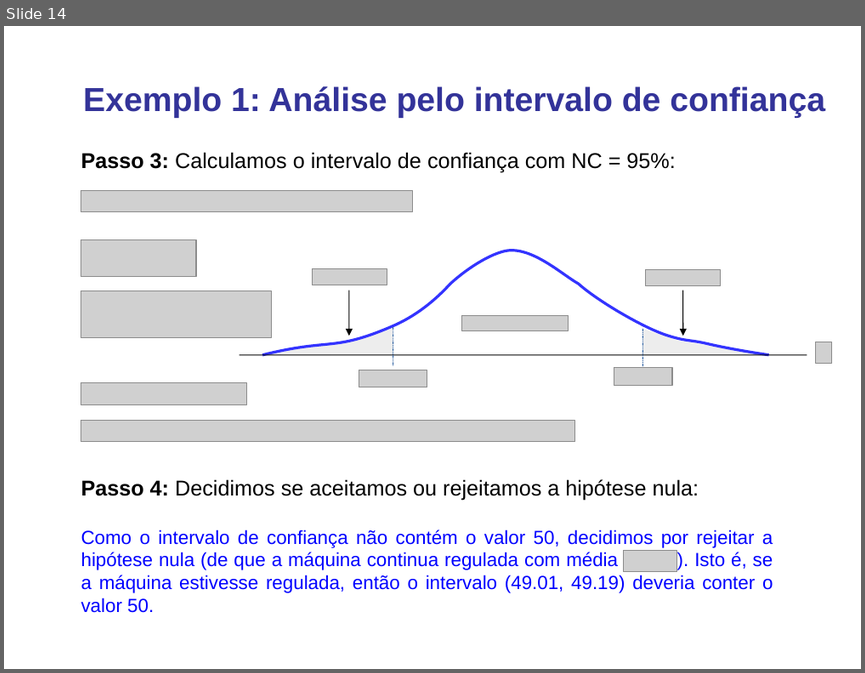
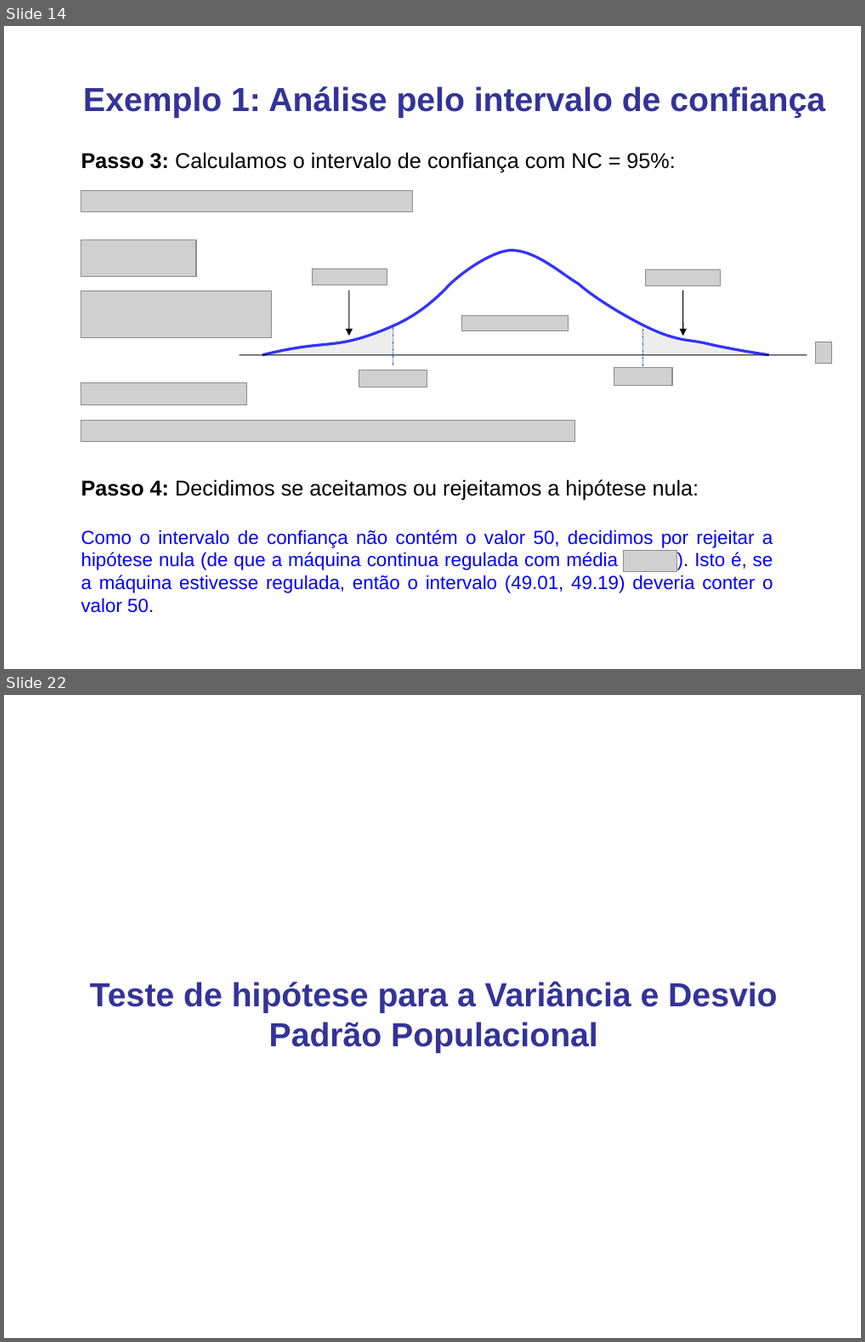
Before and after one commit to lansaviniec/estatistica, a slide deck: 8 teste_de_hipotese.ppt. Shown one above the other, each under a label of ours: slide 14 before the commit, slides 14 and 22 after it; the slides between them are not shown. The pictures are 865x673 and 865x1342 pixels, drawn with LibreOffice and Linux fonts; fonts in the diff are those of the drawing; grey boxes stand for pictures. Boxes give left, top, right and bottom in pixels: in the first picture for what was removed or moved away, otherwise in the second. Text is boxed around its words. In the diff, an @@ line names an element or a change of style, - is before the commit and + after.

```diff
--- a/8 teste_de_hipotese.ppt
+++ b/8 teste_de_hipotese.ppt
@@ slide 22 added at [4,695,861,1338], background #FFFFFF @@
@@ text added at [90,981,777,1053], 28 pt, text #333399, bold @@
+Teste de hipótese para a Variância e Desvio Padrão Populacional
```
Also in this commit, not shown: 8 slides changed, 11 other slides added, 1 slide removed, 1 other file.
